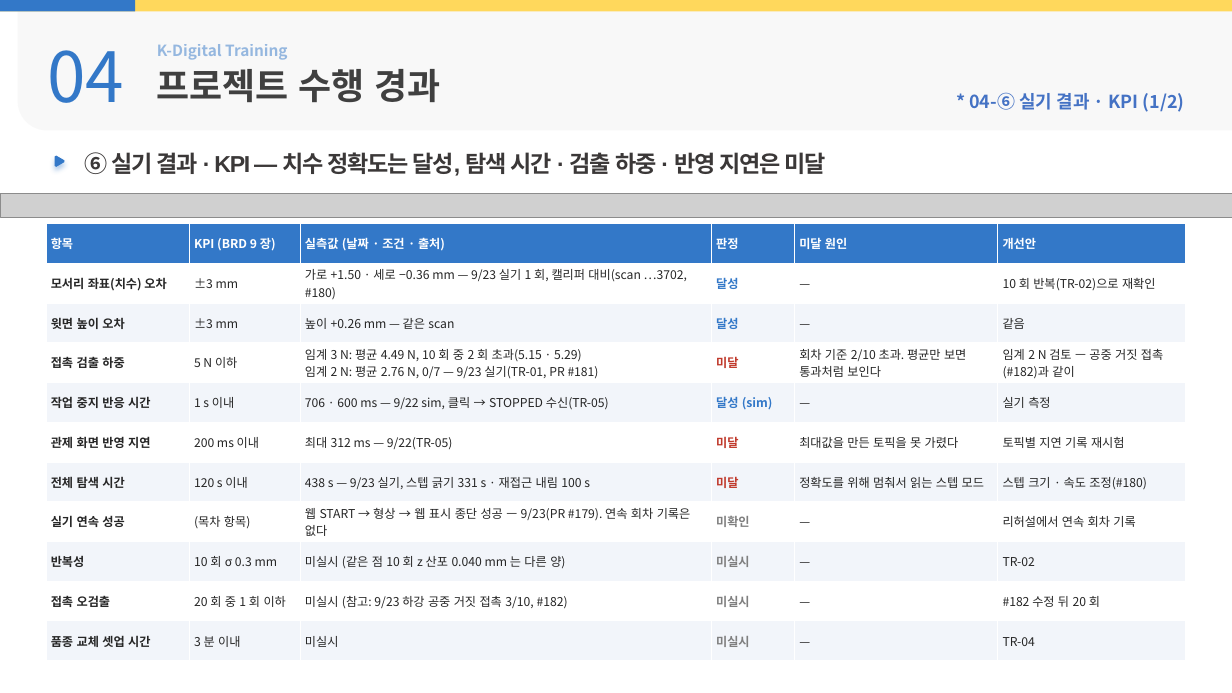
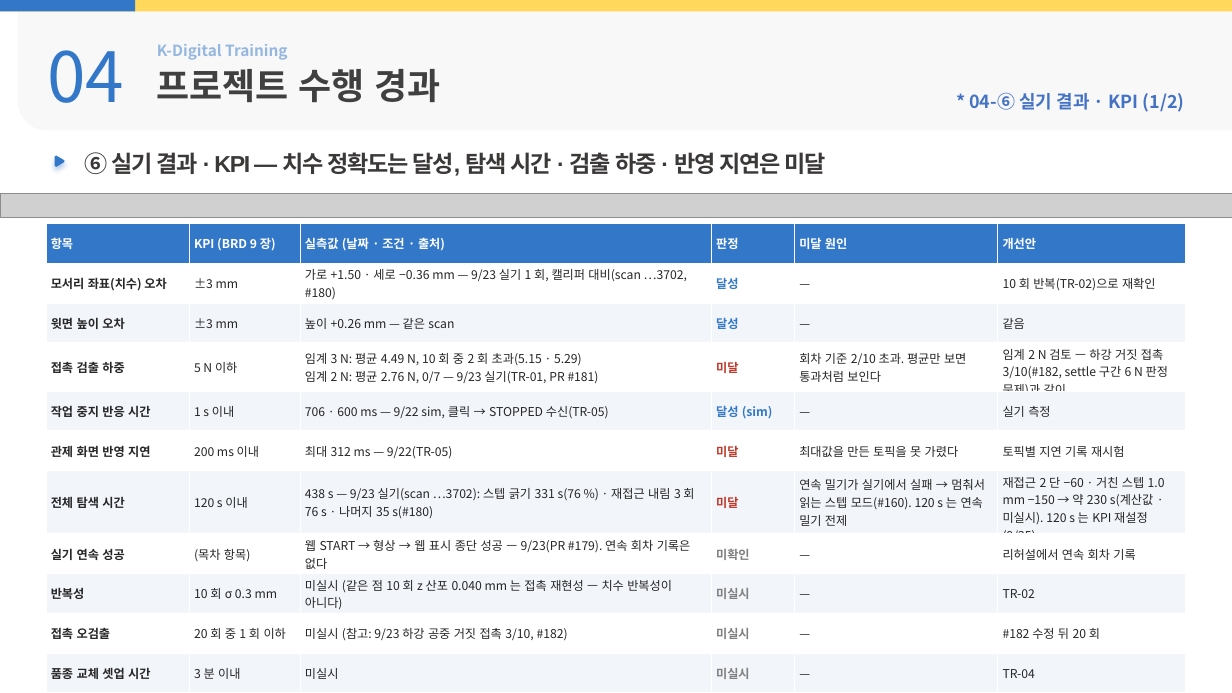
Before and after one commit to yujh5537/rokey_cobot1_Weld-Made, a slide deck: slide 3 of docs/presentation/slides-hyunji.pptx. Drawn at 1232x693 pixels with LibreOffice and Linux fonts; fonts in the diff are those of the drawing; grey boxes stand for pictures; background and template pictures are left out. Boxes give left, top, right and bottom in pixels: in the first picture for what was removed or moved away, otherwise in the second. Text is boxed around its words. In the diff, an @@ line names an element or a change of style, - is before the commit and + after.

```diff
--- a/docs/presentation/slides-hyunji.pptx
+++ b/docs/presentation/slides-hyunji.pptx
@@ table at (46, 224, 1186, 683) @@
-row 4, column 6: 임계 2 N 검토 — 공중 거짓 접촉(#182)과 같이
+row 4, column 6: 임계 2 N 검토 — 하강 거짓 접촉 3/10(#182, settle 구간 6 N 판정 문제)과 같이
-row 7: 전체 탐색 시간 | 120 s 이내 | 438 s — 9/23 실기, 스텝 긁기 331 s · 재접근 내림 100 s | 미달 | 정확도를 위해 멈춰서 읽는 스텝 모드 | 스텝 크기 · 속도 조정(#180)
+row 7: 전체 탐색 시간 | 120 s 이내 | 438 s — 9/23 실기(scan …3702): 스텝 긁기 331 s(76 %) · 재접근 내림 3 회 76 s · 나머지 35 s(#180) | 미달 | 연속 밀기가 실기에서 실패 → 멈춰서 읽는 스텝 모드(#160). 120 s 는 연속 밀기 전제 | 재접근 2 단 −60 · 거친 스텝 1.0 mm −150 → 약 230 s(계산값 · 미실시). 120 s 는 KPI 재설정(9/25)
-row 9, column 3: 미실시 (같은 점 10 회 z 산포 0.040 mm 는 다른 양)
+row 9, column 3: 미실시 (같은 점 10 회 z 산포 0.040 mm 는 접촉 재현성 — 치수 반복성이 아니다)
```
Also in this commit, not shown: 1 other slide changed, 8 other files.
